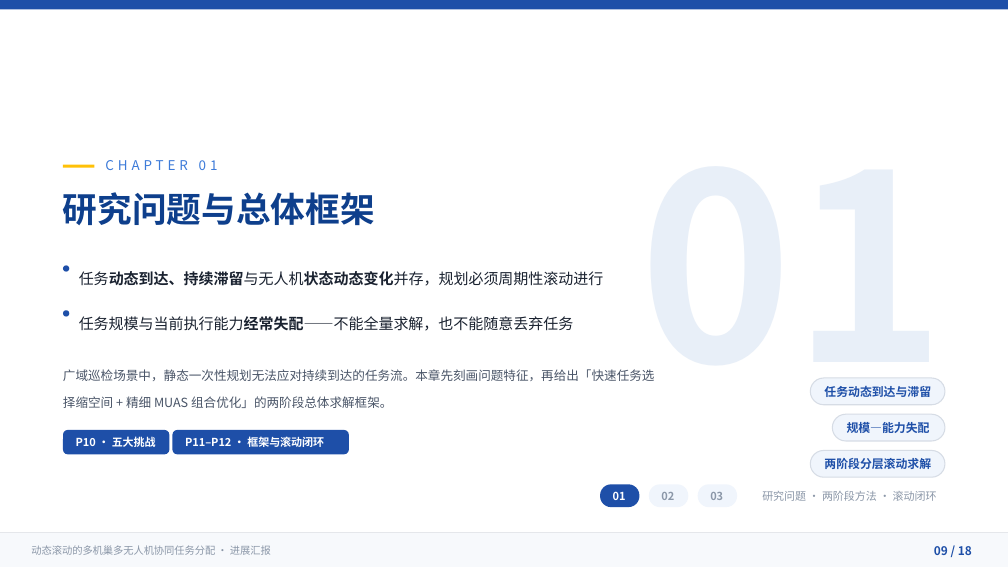
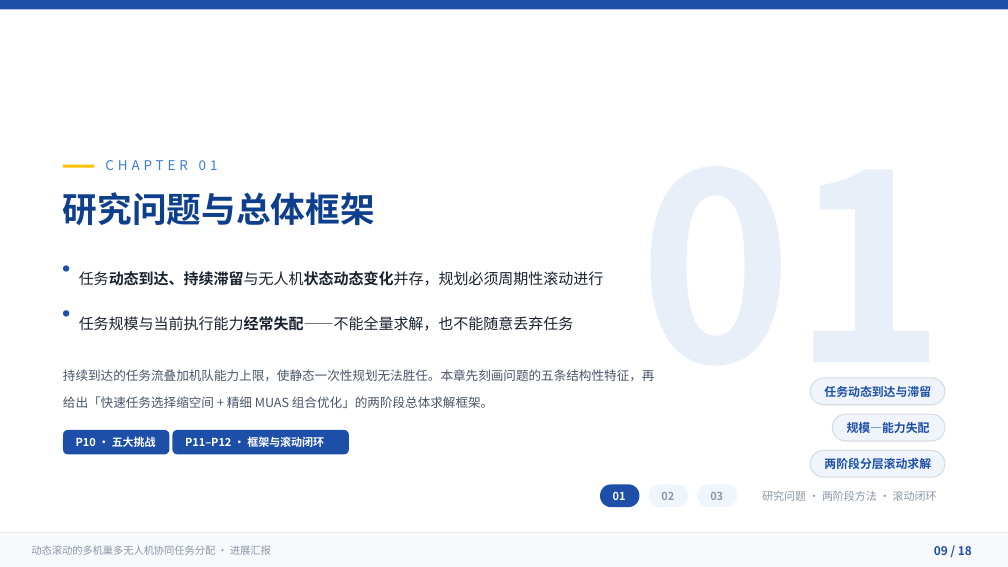
Before and after one commit to 909347194/ExperimentForGraduation, a slide deck: slide 9 of UAV协同任务分配方法-进展汇报/UAV协同任务分配方法-进展汇报.pptx. Drawn at 1008x567 pixels with LibreOffice and Linux fonts; fonts in the diff are those of the drawing. Boxes give left, top, right and bottom in pixels: in the first picture for what was removed or moved away, otherwise in the second. Text is boxed around its words. In the diff, an @@ line names an element or a change of style, - is before the commit and + after.

Commit message:
docs(进展汇报): P9/P10 去场景化，挑战改为问题域口径并补文献旁证
- P10 标题「广域巡检场景下的五大挑战」→「五大挑战：为什么不能一次解完」，
  副标题点明五条挑战是问题域的结构属性；挑战 5 去掉山地措辞
- P9 章扉描述段去掉「广域巡检场景中」，与 P3–P8 的框架定位保持一致
- P10 备注写入五条挑战 × 文献旁证（Alqefari & Menai 2025 Drones 9(1):75 /
  IJSIR 13(1) / CSMS 2021 / Drones 9(8):530），P6 备注补「为何用巡检数据举证」
- 全 deck 巡检表述扫描：现存 6 处全部正当（场景线 / 文献 / 举证 / 诚实声明）

```diff
--- a/UAV协同任务分配方法-进展汇报/UAV协同任务分配方法-进展汇报.pptx
+++ b/UAV协同任务分配方法-进展汇报/UAV协同任务分配方法-进展汇报.pptx
@@ text at (63,369,655,408): text changed @@
-广域巡检场景中，静态一次性规划无法应对持续到达的任务流。本章先刻画问题特征，再给出「快速任务选择缩空间 + 精细 MUAS 组合优化」的两阶段总体求解框架。
+持续到达的任务流叠加机队能力上限，使静态一次性规划无法胜任。本章先刻画问题的五条结构性特征，再给出「快速任务选择缩空间 + 精细 MUAS 组合优化」的两阶段总体求解框架。
```
Also in this commit, not shown: 1 other slide changed, 1 other file.
